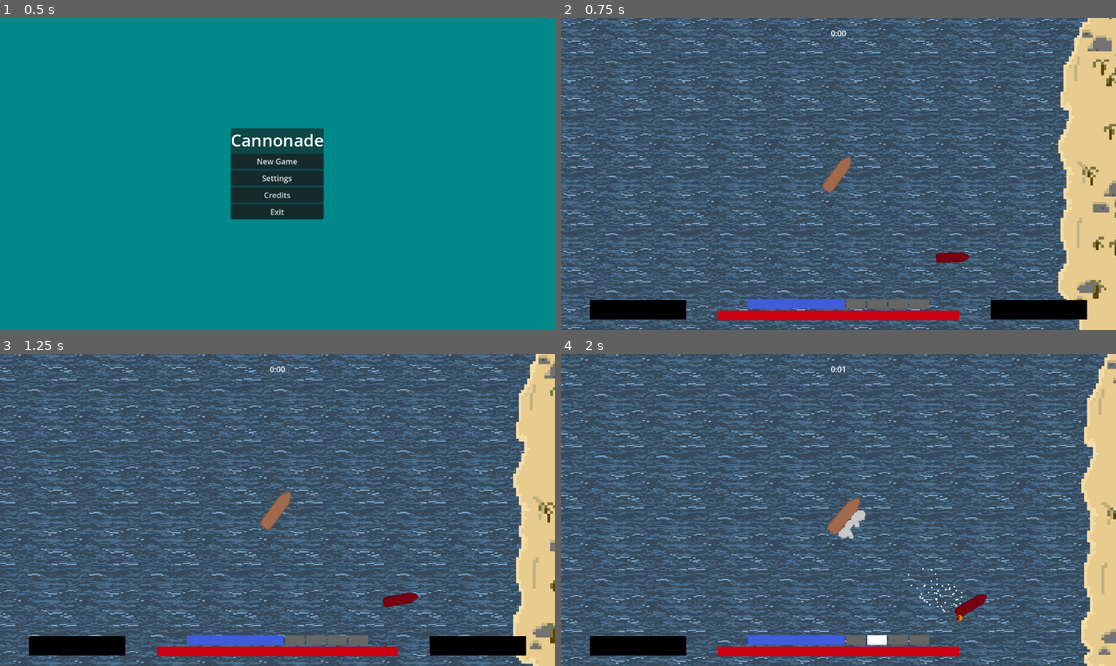
Above: before the commit, frames 1-4 (two rows, left to right).
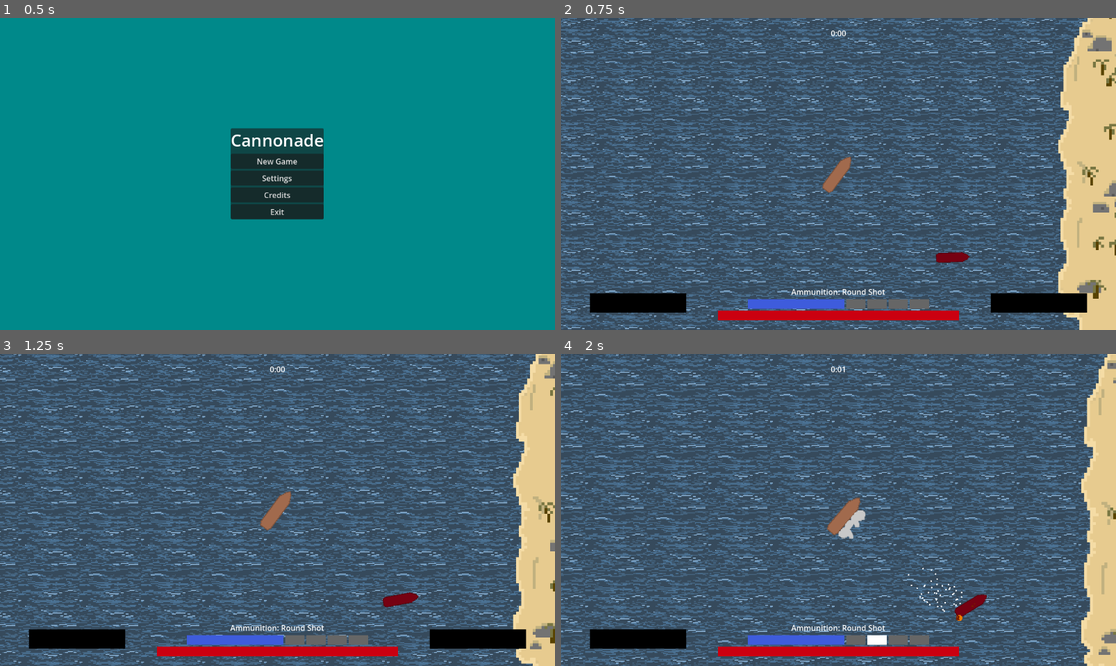
Above: after the commit, the same moments.

Repository: thibautkochjung-gif/Cannonade
Game: Godot game, scene res://Nodes/main_menu.tscn
Same seed, same stepped clock (60 frames per second), same inputs: the game is played once before the commit and once after it.
Inputs (mouse positions are in pixels of both pictures, inside the frame that each line leads up to):
- Up to frame 1 (0.5 s): no input
- Up to frame 2 (0.75 s): click "New Game" at 0.5 s
- Up to frame 3 (1.25 s): no input
- Up to frame 4 (2 s): move the mouse to (960, 494) at 1.27 s; hold D (steer_right) from 1.28 s (still down); hold 1 (ammo_1) from 1.28 s (still down); click (960, 494) at 1.42 s

Frame 1 is identical in both runs. In frame 2, 1.7% of the frame differs, in the area x 5-95%, y 86-97%; in frame 3, 1.7%; in frame 4, 1.0%.

Commit message:
Added ammo type indicator to HUD

Diff:
--- a/Nodes/hud.tscn
+++ b/Nodes/hud.tscn
@@ -6,9 +6,10 @@
 [ext_resource type="Script" uid="uid://cyjhvy55lo7ua" path="res://Scripts/mast_state_indicator.gd" id="2_skpb5"]
 [ext_resource type="Script" uid="uid://c3reoobxccino" path="res://Scripts/survival_timer.gd" id="2_uspgt"]
 [ext_resource type="Script" uid="uid://bjkux17k1fgek" path="res://Scripts/right_broadside_indicator.gd" id="5_uspgt"]
+[ext_resource type="Script" uid="uid://cammix7cro65l" path="res://Scripts/ammo_choice_label.gd" id="5_xic25"]
 [ext_resource type="Script" uid="uid://dxxq0ncgnsush" path="res://Scripts/sail_condition_indicator.gd" id="6_74ep8"]
 
-[node name="HUD" type="CanvasLayer" unique_id=1318984358 node_paths=PackedStringArray("health_indicator", "sail_condition_indicator", "mast_state_indicator", "right_broadside_indicator", "left_broadside_indicator", "survival_timer_label")]
+[node name="HUD" type="CanvasLayer" unique_id=1318984358 node_paths=PackedStringArray("health_indicator", "sail_condition_indicator", "mast_state_indicator", "right_broadside_indicator", "left_broadside_indicator", "survival_timer_label", "ammo_choice_label")]
 script = ExtResource("1_50iqg")
 health_indicator = NodePath("Root/MarginContainer2/BottomCluster/CenterStack/HealthIndicator")
 sail_condition_indicator = NodePath("Root/MarginContainer2/BottomCluster/CenterStack/MastStateIndicator/SailConditionIndicator")
@@ -16,6 +17,7 @@
 right_broadside_indicator = NodePath("Root/MarginContainer2/BottomCluster/RightBroadsideIndicator")
 left_broadside_indicator = NodePath("Root/MarginContainer2/BottomCluster/LeftBroadsideIndicator")
 survival_timer_label = NodePath("Root/MarginContainer/SurvivalTimerLabel")
+ammo_choice_label = NodePath("Root/MarginContainer2/BottomCluster/CenterStack/AmmoChoiceLabel")
 
 [node name="Root" type="Control" parent="." unique_id=1877811523]
 layout_mode = 3
@@ -70,6 +72,12 @@
 layout_mode = 2
 size_flags_horizontal = 6
 size_flags_vertical = 4
+
+[node name="AmmoChoiceLabel" type="Label" parent="Root/MarginContainer2/BottomCluster/CenterStack" unique_id=1691165382]
+layout_mode = 2
+text = "Ammo type :"
+horizontal_alignment = 1
+script = ExtResource("5_xic25")
 
 [node name="MastStateIndicator" type="HBoxContainer" parent="Root/MarginContainer2/BottomCluster/CenterStack" unique_id=692826822]
 layout_direction = 3
--- a/Resources/ChainShot.tres
+++ b/Resources/ChainShot.tres
@@ -9,4 +9,5 @@
 amount = 1.0
 velocity_variance = 0.3
 drag = 1.5
+display_name = "Chain Shot"
 metadata/_custom_type_script = "uid://baeompqa7erkx"
--- a/Resources/GrapeShot.tres
+++ b/Resources/GrapeShot.tres
@@ -18,4 +18,5 @@
 water_splash_particle_multiplier = 0.5
 water_splash_particle_scale = 0.2
 damage_fx_trigger_chance = 0.05
+display_name = "Grape Shot"
 metadata/_custom_type_script = "uid://baeompqa7erkx"
--- a/Resources/HeatedShot.tres
+++ b/Resources/HeatedShot.tres
@@ -10,4 +10,5 @@
 amount = 1.0
 velocity_variance = 0.2
 drag = 0.7
+display_name = "Heated Shot"
 metadata/_custom_type_script = "uid://baeompqa7erkx"
--- a/Resources/RoundShot.tres
+++ b/Resources/RoundShot.tres
@@ -10,4 +10,5 @@
 amount = 1.0
 velocity_variance = 0.15
 drag = 0.7
+display_name = "Round Shot"
 metadata/_custom_type_script = "uid://baeompqa7erkx"
--- /dev/null
+++ b/Scripts/ammo_choice_label.gd
@@ -0,0 +1,8 @@
+extends Label
+class_name AmmoChoiceLabel
+
+func _ready() -> void:
+	text = "Ammunition: " + "Round Shot" ## WILL NEED TO BE CHANGED IF DEFAULT SHOT CHANGES
+
+func update_ammo_choice_label(new_ammo: AmmoData) -> void:
+	text = "Ammunition: " + new_ammo.display_name
--- a/Scripts/ammo_data.gd
+++ b/Scripts/ammo_data.gd
@@ -24,6 +24,7 @@
 
 @export_group("Special")
 @export var explosion_vulnerability: float = 0.0
+@export var display_name: String
 
 @export_group("Reload")
 @export var reload_speed_multiplier: float = 1.0
--- a/Scripts/hud.gd
+++ b/Scripts/hud.gd
@@ -7,6 +7,7 @@
 @export var right_broadside_indicator: TextureProgressBar
 @export var left_broadside_indicator: TextureProgressBar
 @export var survival_timer_label: SurvivalTimerLabel
+@export var ammo_choice_label: AmmoChoiceLabel
 
 # Called when the node enters the scene tree for the first time.
 func _ready() -> void:
@@ -20,6 +21,7 @@
 
 func connect_to_player(player: Node) -> void:
 	player.health.health_changed.connect(health_indicator.update_health)
+	player.ammo_manager.ammo_changed.connect(ammo_choice_label.update_ammo_choice_label)
 	player.mast_state_changed.connect(mast_state_indicator.update_mast_state)
 	player.right_broadside.reload_percentage_changed.connect(right_broadside_indicator.update_reload_indicator)
 	player.left_broadside.reload_percentage_changed.connect(left_broadside_indicator.update_reload_indicator)
Not shown, added: Scripts/ammo_choice_label.gd.uid
